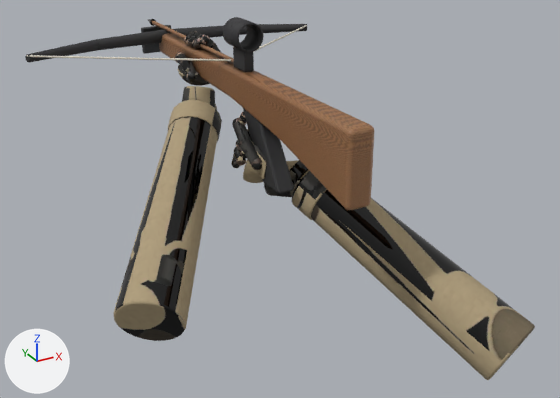
Renders of the glTF model spil/sigtekorn/modeller/armbroest.glb from each side of a commit.
One viewpoint serves both versions: a 50 mm lens placed at (-0.518, -1.032, 0.317), pointed at (0.03, -0.037, -0.181). Arrows for +X, +Y and +Z are at lower left; the lights stay in place. The older version comes first. Vertices at exactly the same position are counted once.

In view in the first picture: 'armbroest', 'hænder'.
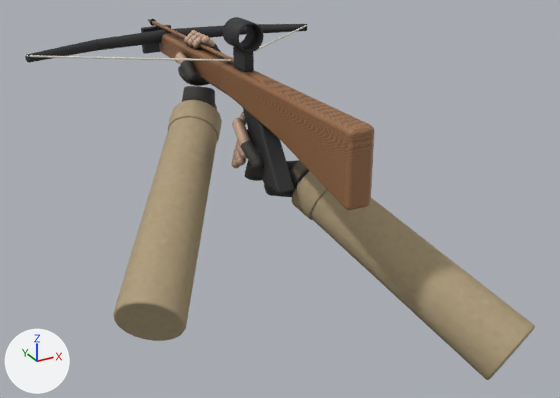
Pixel boxes [x1, y1, x2, y2] of what changed, in the pictures (560 x 398 px):
part 1 of me_finger0knoe, cut back: before [231, 111, 266, 183]; after [232, 111, 264, 181]
part 2 of me_finger0knoe, cut back: [175, 30, 221, 86] in both
part 3 of me_finger0knoe, surface changed: [113, 34, 535, 363] in both

The change, as a diff of the scene's bpy script:
```diff
--- a/spil/sigtekorn/modeller/armbroest.glb.py
+++ b/spil/sigtekorn/modeller/armbroest.glb.py
@@ me_finger0knoe @@
 # used by ob_hænder; location = (0.0, 0.0, 0.0)
-me_finger0knoe.from_pydata(...)  # 23128 vertices, 45920 faces; spans x -0.281..0.235, y -0.431..0.237, z -0.349..0.044
+me_finger0knoe.from_pydata(...)  # 6512 vertices, 12688 faces; spans x -0.281..0.235, y -0.431..0.237, z -0.349..0.044
+# me_finger0knoe part 1: 103 vertices moved within x -0.031..0.036, y -0.063..0.032, z -0.144..-0.042; 12193 vertices removed from x -0.036..0.04, y -0.076..0.033, z -0.152..-0.04; 2281 vertices added at x -0.036..0.039, y -0.069..0.033, z -0.149..-0.04
+# me_finger0knoe part 2: 145 vertices moved within x -0.032..0.03, y 0.163..0.234, z -0.039..0.04; 8838 vertices removed from x -0.036..0.033, y 0.16..0.237, z -0.044..0.044; 2134 vertices added at x -0.036..0.033, y 0.16..0.237, z -0.044..0.043
+# me_finger0knoe part 3: 1899 kept faces spanning x -0.281..0.235, y -0.431..0.23, z -0.349..0.041 get new texture (UV) coordinates
 me_finger0knoe.materials.append(mat_hænder)
```
